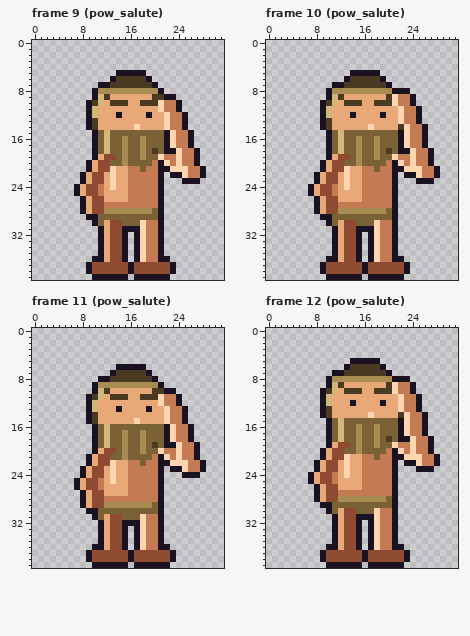
A pixel-art file gets an edit: game/art-src/player/pow.aseprite. Above: the version before the commit.
32x40 pixels, 24 frames. Shown: frame 9 (pow_salute), frame 10 (pow_salute), frame 11 (pow_salute), frame 12 (pow_salute). The commit also changed other frames, which this record leaves out.
Now the later version:
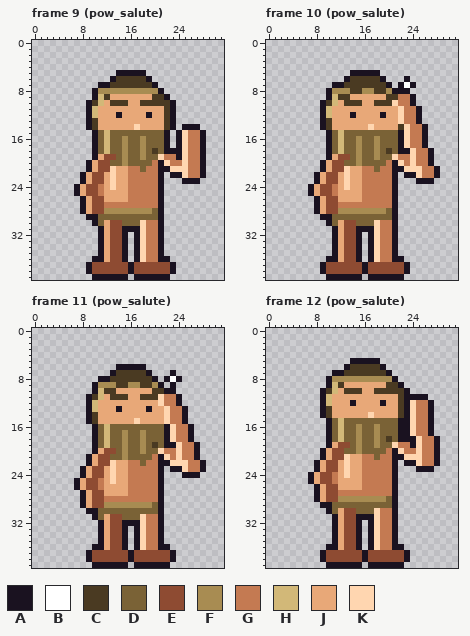
Palette (. is transparent): A #1a1220  B #ffffff  C #4a3a22  D #7a6236  E #8e4b32  F #a88c52  G #c47a52  H #d2b878  J #e8a878  K #ffd6b0
The edit:
Changed rows in their new state; - is an unchanged pixel.
Frame 9 (pow_salute):
first column x 21:
 9 --.-----
10 CCA.----
11 JCA.----
12 -CA..---
13 -CA..---
14 -CA.-AA-
15 --.AKGGA
16 --.AKGGA
17 --.AKGGA
18 ---AK-GA
19 ---AK-GA
20 ---GK-GA
Frame 10 (pow_salute):
first column x 13:
 6 ----------A-
 7 ---------ABA
 8 -CC--CC-----
 9 C-------C---
Frame 11 (pow_salute):
first column x 13:
 7 ----------A-
 8 ---------ABA
 9 -CC--CC---A-
10 C-----------
Frame 12 (pow_salute):
first column x 21:
 8 -..-----
 9 CA..----
10 CCA.----
11 -CAA-A--
12 -CAKGGA-
13 -CAKGGA-
14 --AK-GA-
15 --AK-GA-
16 --AK-GA-
17 --AK-GA-
18 ---AK-GA
19 ---AK-GA
20 ---GK-GA
Changed places in both pictures, as pixel boxes (x1, y1, x2, y2):
changed: (158, 94, 206, 166)
changed: (344, 76, 416, 100)
changed: (110, 370, 182, 394)
changed: (392, 376, 440, 454)
